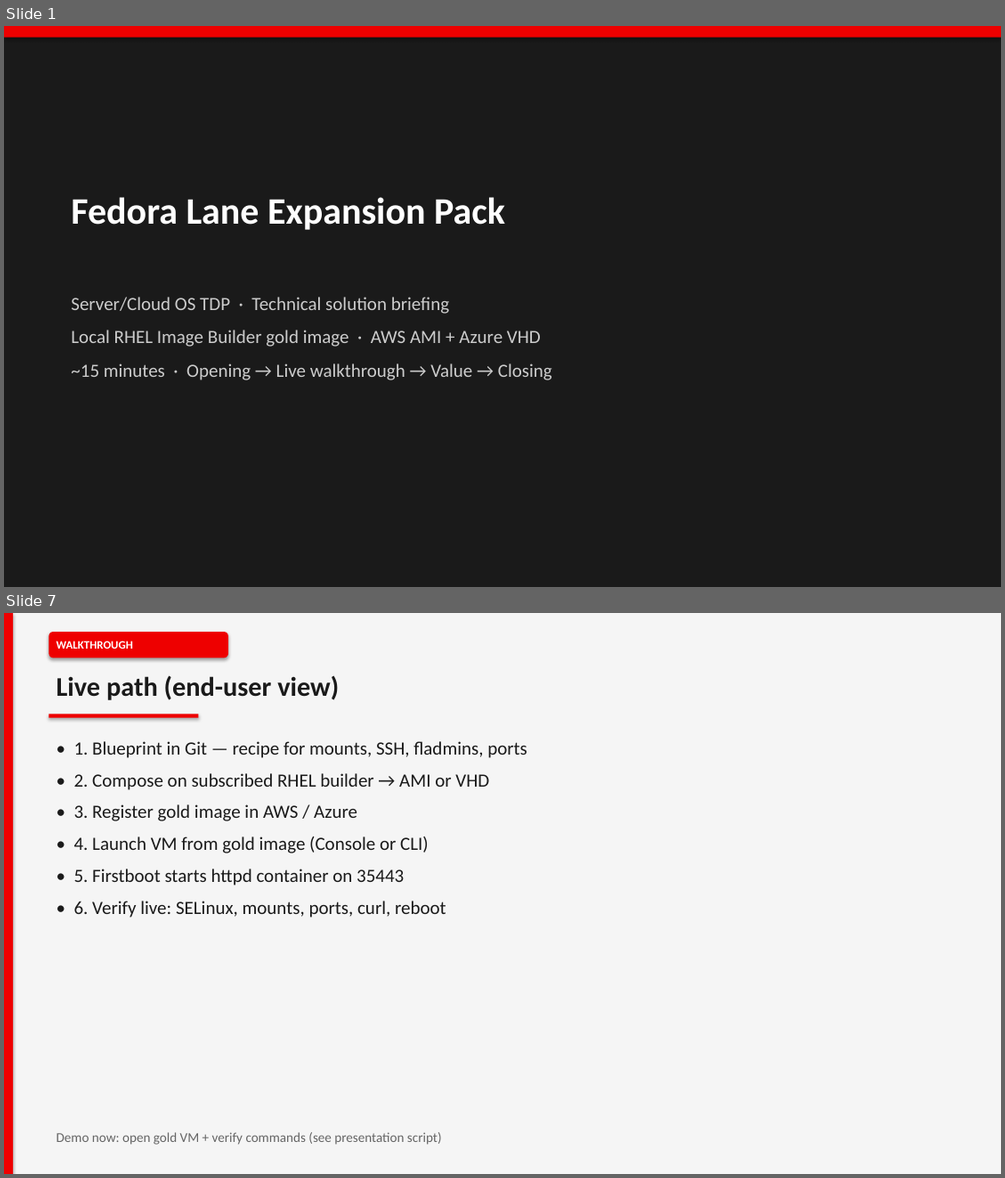
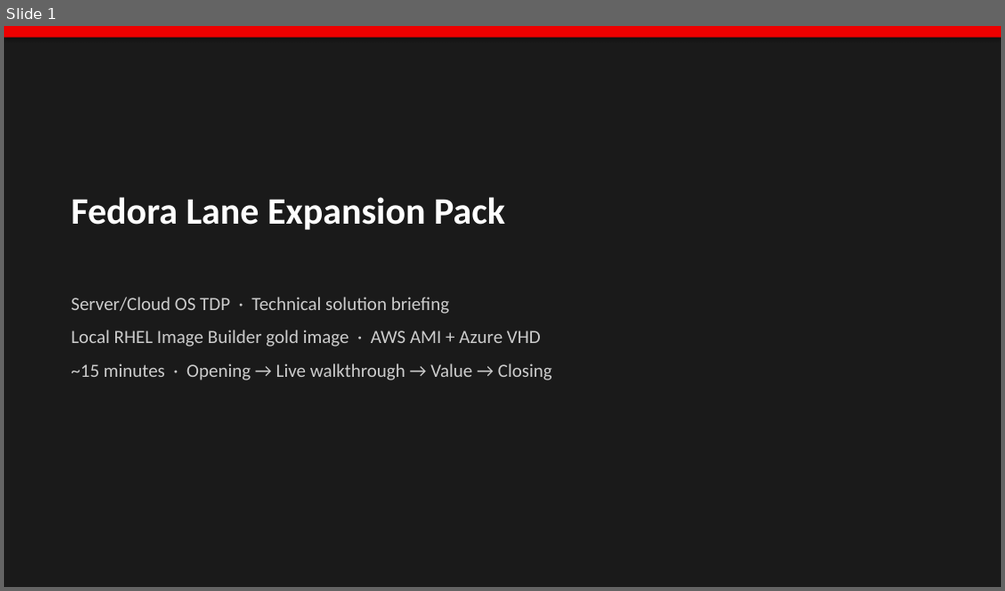
Before and after one commit to ydandge-oss/fedora-lane-core-pack-faster, a slide deck: docs/Fedora-Lane-Expansion-Pack-Technical-Solution.pptx. Shown one above the other, each under a label of ours: slides 1 and 7 before the commit, slide 1 after it; the slides between them are not shown. The pictures are 1005x1178 and 1005x591 pixels, drawn with LibreOffice and Linux fonts; fonts in the diff are those of the drawing. Boxes give left, top, right and bottom in pixels: in the first picture for what was removed or moved away, otherwise in the second. Text is boxed around its words. In the diff, an @@ line names an element or a change of style, - is before the commit and + after.

```diff
--- a/docs/Fedora-Lane-Expansion-Pack-Technical-Solution.pptx
+++ b/docs/Fedora-Lane-Expansion-Pack-Technical-Solution.pptx
@@ slide 7 removed at (x1=4, y1=613, x2=1001, y2=1174), background #FFFFFF @@
@@ rectangle removed at (x1=4, y1=613, x2=1001, y2=1174) @@
@@ rectangle removed at (x1=4, y1=613, x2=13, y2=1174) @@
@@ rounded rectangle removed at (x1=48, y1=632, x2=228, y2=657) @@
@@ text removed at (x1=57, y1=641, x2=133, y2=649) @@
-WALKTHROUGH
@@ text removed at (x1=57, y1=675, x2=339, y2=700) @@
-Live path (end-user view)
@@ rectangle removed at (x1=48, y1=714, x2=198, y2=718) @@
@@ text removed at (x1=74, y1=741, x2=527, y2=917) @@
-• 1. Blueprint in Git — recipe for mounts, SSH, fladmins, ports
-• 2. Compose on subscribed RHEL builder → AMI or VHD
-• 3. Register gold image in AWS / Azure
-• 4. Launch VM from gold image (Console or CLI)
-• 5. Firstboot starts httpd container on 35443
-• 6. Verify live: SELinux, mounts, ports, curl, reboot
@@ text removed at (x1=57, y1=1132, x2=442, y2=1144) @@
-Demo now: open gold VM + verify commands (see presentation script)
```
Also in this commit, not shown: 11 slides changed, 2 slides added, 2 other files.
